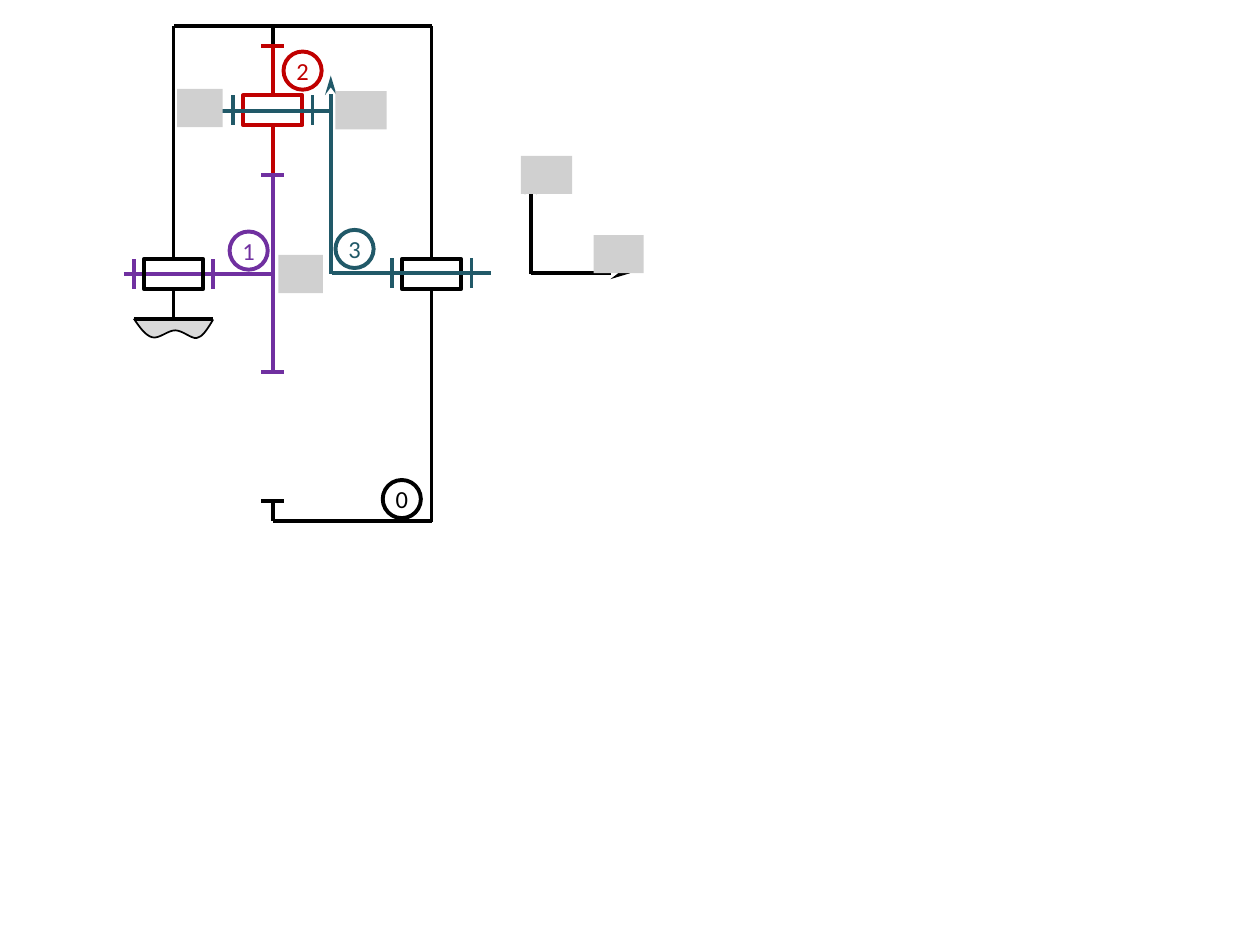
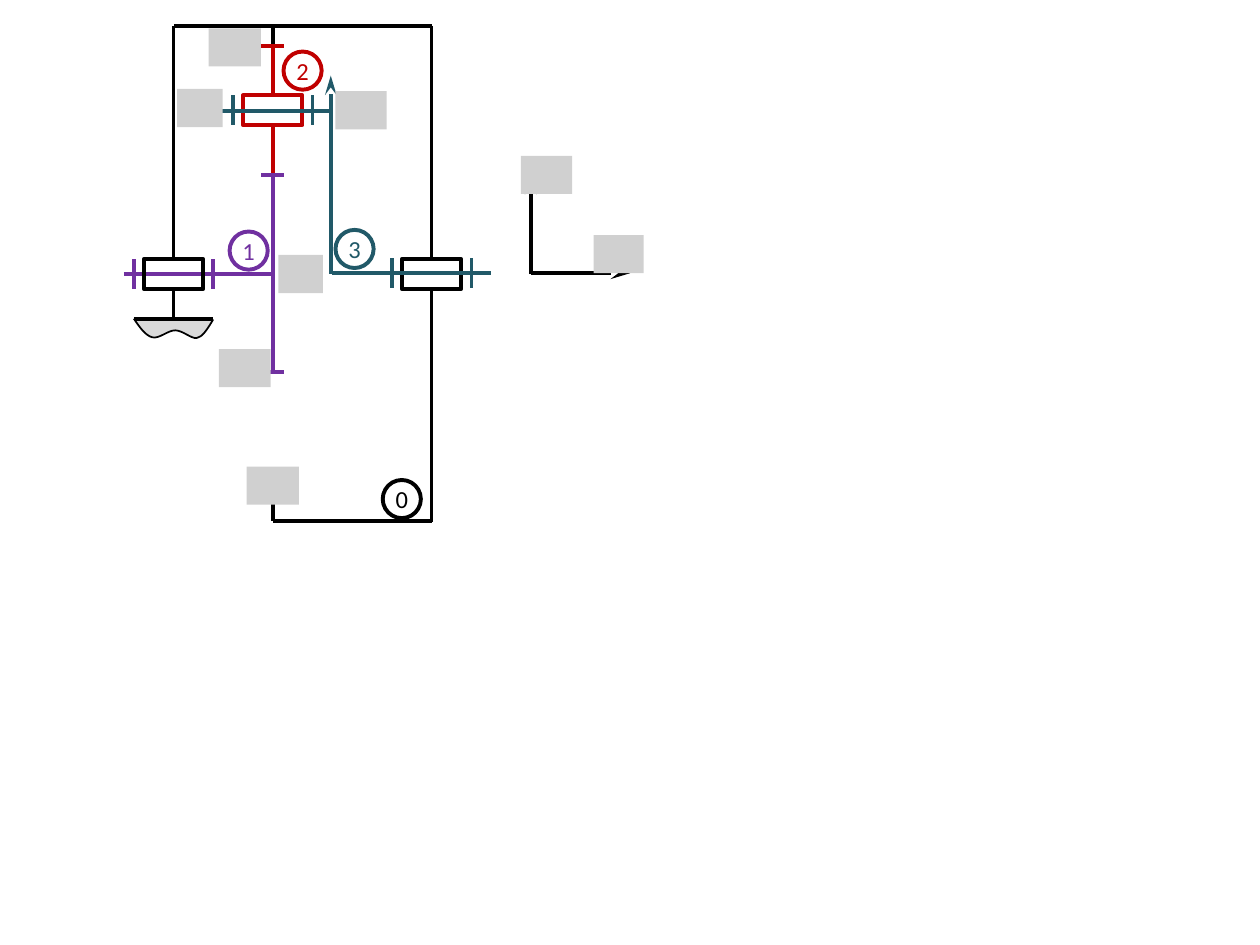
Before and after one commit to xpessoles/Cy_06_PSI_Energetique, a slide deck: slide 2 of Chapitre_01_Energetique/Révisions/TransmetteursPuissance/images/Figures.pptx. Drawn at 1260x945 pixels with LibreOffice and Linux fonts; fonts in the diff are those of the drawing; grey boxes stand for pictures. Boxes give left, top, right and bottom in pixels: in the first picture for what was removed or moved away, otherwise in the second. Text is boxed around its words. In the diff, an @@ line names an element or a change of style, - is before the commit and + after.

```diff
--- a/Chapitre_01_Energetique/Révisions/TransmetteursPuissance/images/Figures.pptx
+++ b/Chapitre_01_Energetique/Révisions/TransmetteursPuissance/images/Figures.pptx
@@ picture added at [209,28,261,66] @@
@@ picture added at [219,349,271,387] @@
@@ picture added at [247,466,299,504] @@
@@ line removed from (261, 501) to (285, 501) @@
```
